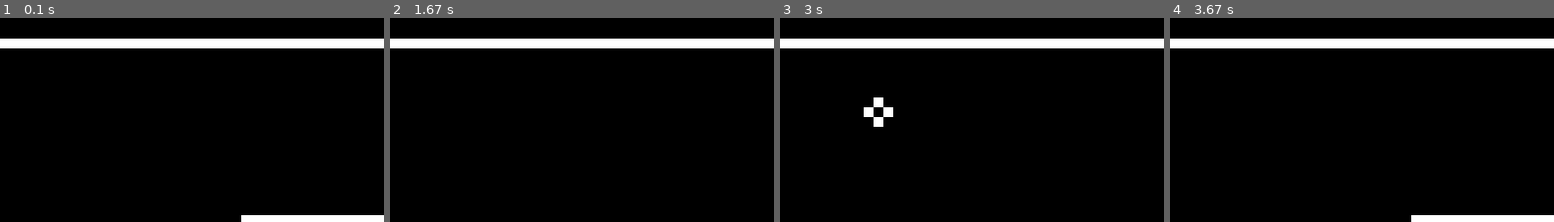
Above: before the commit, frames 1-4 (left to right).
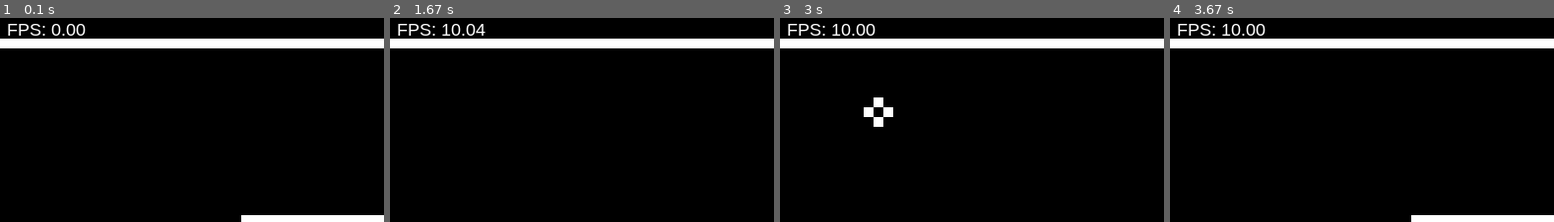
Above: after the commit, the same moments.

Repository: jiecovic/RL-Snake6110-AI
Game: pygame game, started from scripts/manual_play.py
Two runs of this game, one before a commit and one after it. Both use one fixed random seed, a clock stepped at 60 frames per second and the inputs below.
Inputs:
- Up to frame 1 (0.1 s): no input
- Up to frame 2 (1.67 s): hold D 0.33-0.8 s; hold D 0.83-1.3 s; hold A from 1.33 s (still down)
- Up to frame 3 (3 s): release A at 1.87 s; hold D 2.33-2.97 s
- Up to frame 4 (3.67 s): hold A 3-3.47 s
The pictures show only the part of the screen within x 10-60%, y 0-50%; the shares and areas given below are measured in that part.

The runs differ from the first frame. In frame 1, 0.5% of the frame differs, in the area x 2-23%, y 2-9%; in frame 2, 0.6%; in frame 3, 0.6%, in the area x 2-25%, y 2-9%; in frame 4, 0.6%.

Commit message:
Changed to deque and fixed cycle detection. Trying not to terminate on cycle detection and only give negative rewards.

Diff:
--- a/core/envs/base_snake_env.py
+++ b/core/envs/base_snake_env.py
@@ -80,8 +80,8 @@
         # n_visited_nodes_after = len(self.visited_nodes)
         # if n_visited_nodes_after > n_visited_nodes_before:
         #     reward += 0.01
-        if len(self.game.snake) <= (self.game.level.init_snake_length + 5):
-            reward -= self.tiny_reward
+        # if len(self.game.snake) <= (self.game.level.init_snake_length + 5):
+        reward -= self.tiny_reward
 
         obs = self.get_obs()
         self.current_step_since_last_food += 1
@@ -103,7 +103,7 @@
         is_cycle = MoveResult.CYCLE_DETECTED in results
         is_fatal = any(r in fatal_results for r in results)
 
-        terminated = is_cycle or is_fatal
+        terminated = is_fatal #is_cycle or is_fatal
         truncated = self.current_step_since_last_food >= self.max_steps
 
         # === 5. Compute total reward ===
@@ -116,7 +116,7 @@
         if is_fatal:
             reward -= 5.0
         elif is_cycle:
-            reward -= 2.5  # Custom penalty for cycle detection
+            reward -= 0.5  # Custom penalty for cycle detection
 
         # === 6. Construct info dict ===
         info = {
--- a/core/snake6110/snakegame.py
+++ b/core/snake6110/snakegame.py
@@ -14,15 +14,14 @@
 
 
 class MoveResult(Enum):
-    OK = auto()               # Normal move, nothing special
-    FOOD_EATEN = auto()       # Snake ate food
-    HIT_BOUNDARY = auto()     # Moved outside grid
-    HIT_WALL = auto()         # Hit a wall tile
-    HIT_SELF = auto()         # Ran into its own body
-    GAME_NOT_RUNNING = auto() # Called move() after game over
-    TIMEOUT = auto()          # Max steps reached (episode truncated)
+    OK = auto()  # Normal move, nothing special
+    FOOD_EATEN = auto()  # Snake ate food
+    HIT_BOUNDARY = auto()  # Moved outside grid
+    HIT_WALL = auto()  # Hit a wall tile
+    HIT_SELF = auto()  # Ran into its own body
+    GAME_NOT_RUNNING = auto()  # Called move() after game over
+    TIMEOUT = auto()  # Max steps reached (episode truncated)
     CYCLE_DETECTED = auto()
-
 
 
 class SnakeGame:
@@ -78,10 +77,8 @@
 
         # === Visited tracker ===
         self.visited = set()
-        self.recent_heads = []  # or deque for fixed length
-
-
-        # print(f"[INIT] TARGET_FOOD_COUNT={self.target_food_count}")
+        self.recent_heads = deque(maxlen=(self.level.width - 2) * (self.level.height - 2))
+
 
         # === Initialize game state ===
         self.reset()
@@ -140,7 +137,7 @@
         Uses Floyd's Tortoise and Hare algorithm to detect repetition,
         then verifies the actual movement pattern.
         """
-        path = self.recent_heads
+        path = list(self.recent_heads)
         n = len(path)
 
         if n < 8:  # need at least 2 * min_cycle_len
@@ -212,7 +209,6 @@
         Returns the current list of food positions.
         """
         return self.food.copy()
-
 
     def _spawn_food(self):
         max_attempts = 1000
@@ -410,7 +406,6 @@
                 py, px = point.y * tile_dim, point.x * tile_dim
                 self.pixel_buffer[py:py + tile_dim, px:px + tile_dim] = tile
 
-
         # === Draw trail ===
         # if TileType.TRACKER_VISITED in self.tileset:
         #     tile = np.array(self.tileset[TileType.TRACKER_VISITED], dtype=np.uint8)
@@ -441,8 +436,6 @@
                 for y, x in yxs:
                     py, px = y * tile_dim, x * tile_dim
                     self.pixel_buffer[py:py + tile_dim, px:px + tile_dim] = tile
-
-
 
     def _init_renderer(self):
         if self.pygame_initialized:
@@ -476,10 +469,6 @@
         self.clock.tick(self.fps)
 
     def _draw(self) -> None:
-        """
-        Internal method that performs the actual drawing logic.
-        Assumes pygame is initialized and pixel_buffer is available.
-        """
         if self.pixel_buffer is None:
             return
 
@@ -496,9 +485,12 @@
         surface = pygame.surfarray.make_surface(rgb_buffer.swapaxes(0, 1))
         self.screen.blit(surface, (0, 0))
 
-        # 4. Draw score text
-        score_surf = self.font.render(f"Score: {self.score}", True, (255, 255, 255))
-        self.screen.blit(score_surf, (10, 10))  # position fixed since tile_dim no longer used
+        # 4. Draw score and FPS
+        score_text = f"Score: {self.score}"
+        fps_text = f"FPS: {self.clock.get_fps():.2f}"
+        combined_text = f"{score_text}   {fps_text}"
+        info_surf = self.font.render(combined_text, True, (255, 255, 255))
+        self.screen.blit(info_surf, (10, 10))
 
     def handle_events(self):
         for event in pygame.event.get():
--- a/scripts/run_latest_checkpoint.py
+++ b/scripts/run_latest_checkpoint.py
@@ -122,8 +122,8 @@
             show_feature_map_opencv(act, name=f"Conv Layer {idx}")
 
         move_results = info[0].get("move_results", [])
-        if MoveResult.CYCLE_DETECTED in move_results:
-            print("\n🔄 Cycle detected — resetting episode.")
+        # if MoveResult.CYCLE_DETECTED in move_results:
+        #     print("\n🔄 Cycle detected — resetting episode.")
 
         episode_reward += reward[0]
         print(f"🎮 Episode {episode_id + 1} | Reward: {episode_reward:.2f} | FPS: {global_fps[0]}", end="\r")
